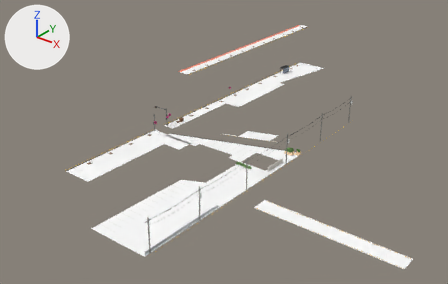
A saved change to the glTF model new/models/street_env.glb.
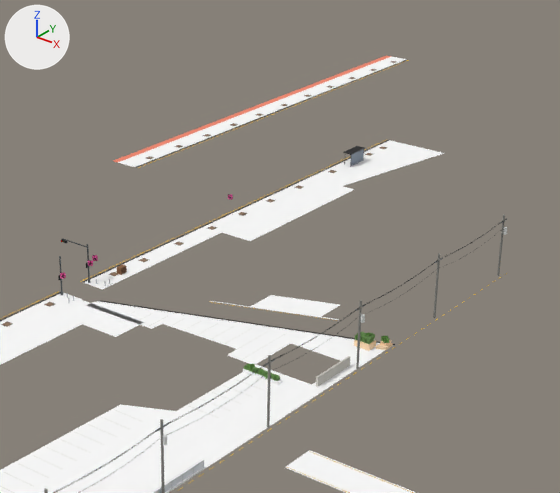
Each version appears first whole from a 50 mm camera at (124.0, -162.0, 92.0) aimed at (-7.0, 2.0, -9.0), and next in a close-up on the part from 28% to 84% of the width and 0% to 77% of the height. The axes (+X, +Y, +Z) are drawn at upper left. The lights are the same throughout. The last two pictures show the newer version. Vertices at exactly the same position are counted once.

The older version as bpy lines, for what is in view:
```python
ob_street = bpy.data.objects.new('Street', me_mesh_0)
ob_street.location = (0.0, 0.0, 0.0)
```
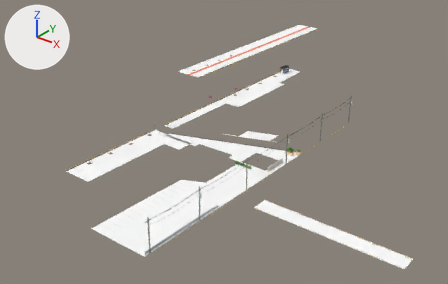
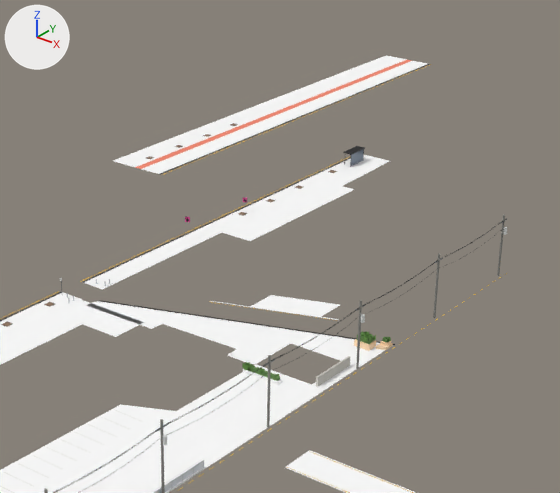
The change in detail:
Material 'granite_dark' (mat_granite_dark) is new.
Its base color is (1.0, 1.0, 1.0) (white #ffffff).
Its roughness is 0.55.
me_mesh_0 is used by ob_street; location (0.0, 0.0, 0.0).
me_mesh_0 had 3762 vertices, 3708 faces and spanned x -56.0..82.0, y -76.0..130.0, z 0.0..10.0.
me_mesh_0 now has 3001 vertices, 2748 faces and spans x -56.0..82.0, y -76.0..130.0, z 0.0..10.0.
me_mesh_0 part 1: 194 loose pieces with 1192 vertices, spanning x -52.0..26.0, y -36.0..130.0, z 0.0..7.0, are deleted.
me_mesh_0 part 2: 66 vertices moved from x -21.0..-8.0, y -22.0..75.0, z 0.0..3.0 to x -21.0..-14.0, y -22.0..64.0, z 0.0..3.0; 101 vertices removed from x -55.0..-16.0, y -22.0..130.0, z 0.0..7.0; 507 vertices added at x -49.0..-16.0, y -21.0..130.0, z 0.0..4.0.
me_mesh_0 part 3: 123 vertices moved from x 13.0..30.0, y -64.0..4.0, z 0.0..9.0 to x 17.0..30.0, y -64.0..4.0, z 0.0..9.0; 40 vertices removed from x 13.0..30.0, y -24.0..-5.0, z 0.0..2.0; 65 vertices added at x 13.0..30.0, y -24.0..-4.0, z 0.0..2.0.
Other edits to the shape of me_mesh_0 do not show in these pictures.
me_mesh_0 no longer uses material mat_signal_body (black #131316).
me_mesh_0 no longer uses material mat_lamp_red (red #da1309).
me_mesh_0 no longer uses material mat_lamp_amber (brown #4b3507).
me_mesh_0 no longer uses material mat_lamp_green_off (dark green #073024).
me_mesh_0 no longer uses material mat_wood_dark (brown #5c3d27).
me_mesh_0 gains material mat_granite_dark (white #ffffff).

Where the change shows, as pixel boxes (x1, y1, x2, y2) in the close-ups (560 x 493 px; the box of a moved part takes in the faces that stretch with it):
part 1 of me_mesh_0, deleted: before (60, 60, 409, 418)
part 2 of me_mesh_0, built on: before (59, 55, 444, 292); after (61, 55, 429, 289)
part 3 of me_mesh_0, moved or reshaped: (87, 262, 435, 476) in both
